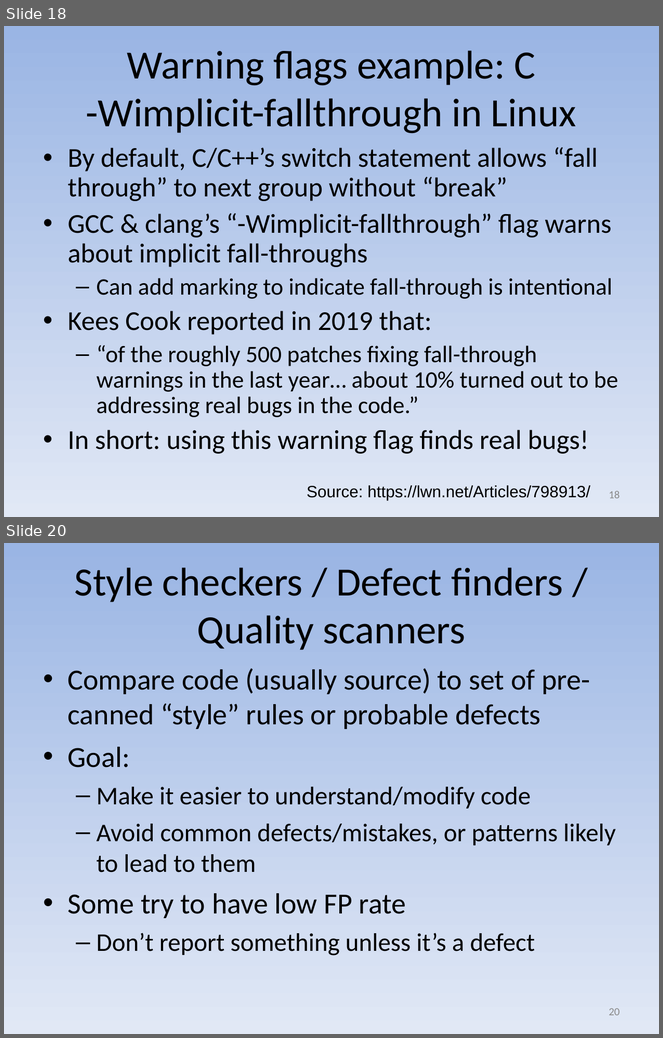
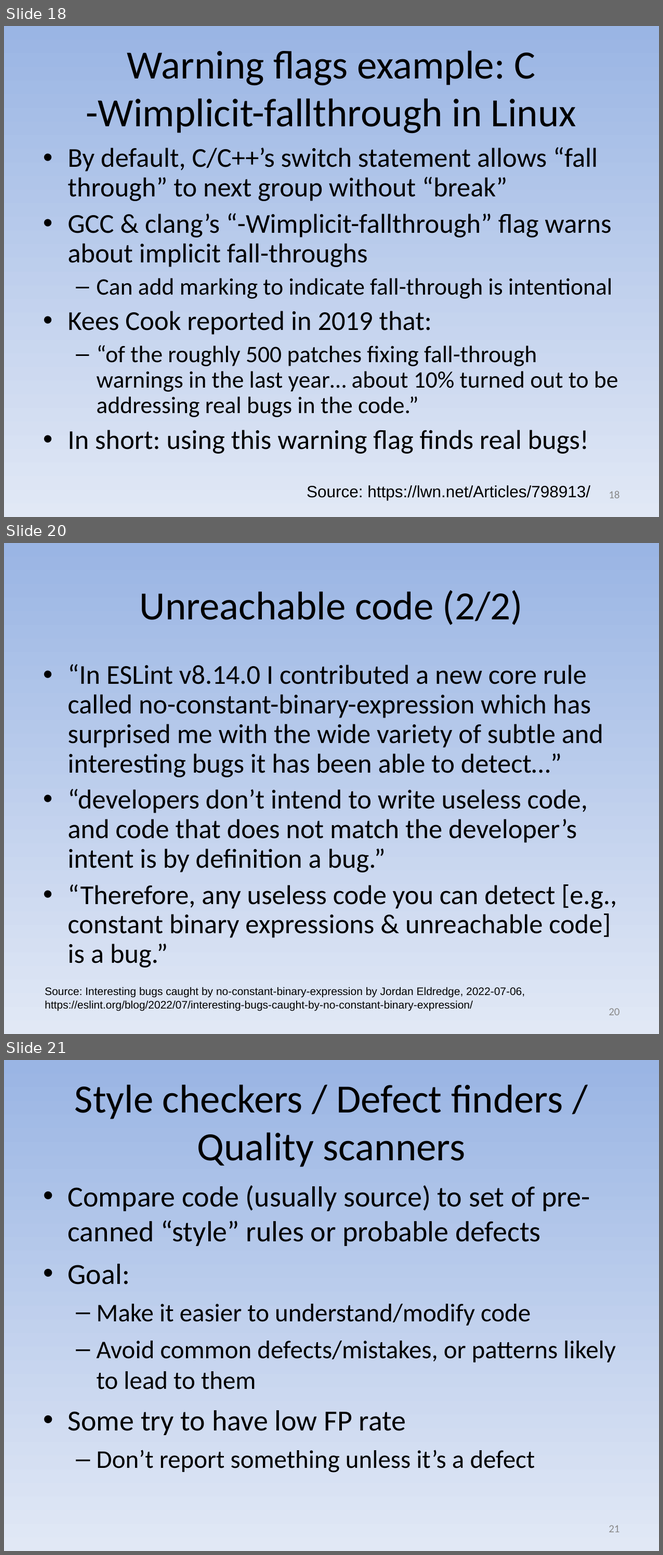
Before and after one commit to david-a-wheeler/david-a-wheeler.github.io, a slide deck: secure-class/presentations/Secure-Software-9-Tools.ppt. Shown one above the other, each under a label of ours: slides 18 and 20 before the commit, slides 18, 20 and 21 after it; the slides between them are not shown. The pictures are 663x1038 and 663x1555 pixels, drawn with LibreOffice and Linux fonts; fonts in the diff are those of the drawing. Boxes give left, top, right and bottom in pixels: in the first picture for what was removed or moved away, otherwise in the second. Text is boxed around its words. In the diff, an @@ line names an element or a change of style, - is before the commit and + after.

```diff
--- a/secure-class/presentations/Secure-Software-9-Tools.ppt
+++ b/secure-class/presentations/Secure-Software-9-Tools.ppt
@@ slide 20 added at <box>4,543,659,1034</box>, background gradient #9AB5E4 to #E1E8F5 @@
@@ title added at <box>140,590,523,625</box>, 44 pt, text #000000 @@
+Unreachable code (2/2)
@@ text added at <box>68,664,617,968</box>, 30 pt, text #000000 @@
+• “In ESLint v8.14.0 I contributed a new core rule called no-constant-binary-expression which has surprised me with the wide variety of subtle and interesting bugs it has been able to detect…”
+• “developers don’t intend to write useless code, and code that does not match the developer’s intent is by definition a bug.”
+• “Therefore, any useless code you can detect [e.g., constant binary expressions & unreachable code] is a bug.”
@@ text added at <box>45,987,525,1011</box>, 12 pt, text #000000 @@
+Source: Interesting bugs caught by no-constant-binary-expression by Jordan Eldredge, 2022-07-06,
+https://eslint.org/blog/2022/07/interesting-bugs-caught-by-no-constant-binary-expression/
@@ page number added at <box>609,1008,620,1016</box>, 12 pt, text #898989 @@
+20
@@ what was slide 20 is now slide 21 @@
@@ page number at <box>609,1525,620,1533</box>: text changed @@
-20
+21
```
Also in this commit, not shown: 3 slides changed, 1 other file.
